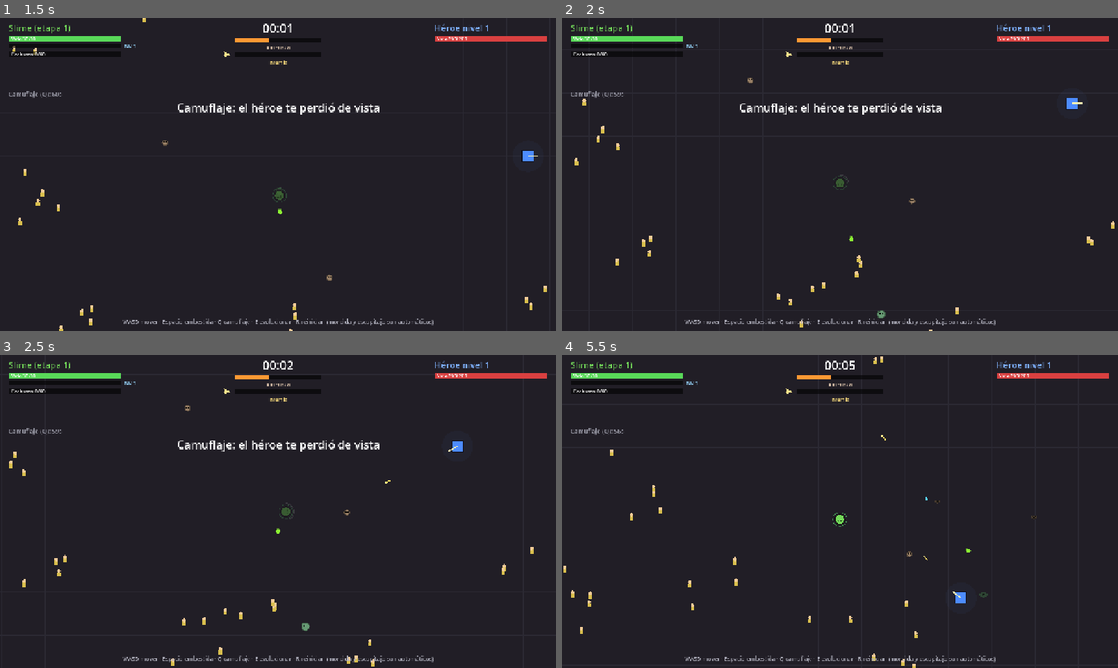
Above: before the commit, frames 1-4 (two rows, left to right).
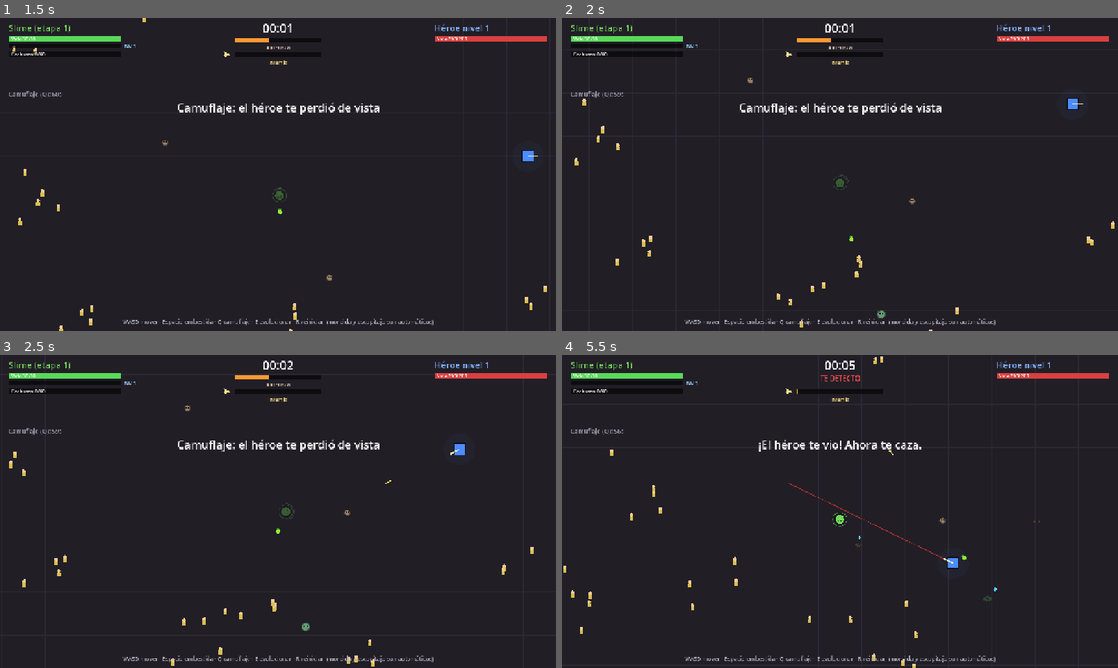
Above: after the commit, the same moments.

Repository: FedeOsorio/survive-the-hero
Game: Godot game, scene res://scenes/main.tscn
The game is run twice, just before and just after one commit, with the same random seed, the same clock (stepped at 60 frames per second) and the same inputs.
Inputs (mouse positions are in pixels of both pictures, inside the frame that each line leads up to):
- Up to frame 1 (1.5 s): move the mouse to (400, 158) at 0.52 s; hold D (move_right) 0.53-1.28 s; tap Q (stealth) at 0.6 s; click (400, 158) at 0.67 s; move the mouse to (166, 190) at 1.27 s; hold S (move_down) from 1.28 s (still down); tap Space (dash) at 1.35 s
- Up to frame 2 (2 s): keep holding S (move_down); tap Q (stealth) at 1.55 s
- Up to frame 3 (2.5 s): move the mouse to (333, 442) at 2.02 s; release S (move_down) at 2.03 s; hold D (move_right) from 2.03 s (still down); tap E (evolve) at 2.1 s; tap Q (stealth) at 2.3 s
- Up to frame 4 (5.5 s): move the mouse to (812, 574) at 2.77 s; release D (move_right) at 2.78 s; hold W (move_up) 2.78-3.53 s; tap 1 (pick_1) at 2.85 s; click (812, 574) at 2.92 s; tap Q (stealth) at 3.05, 3.8, 4.55, 5.1 s; move the mouse to (1006, 558) at 3.52 s; hold A (move_left) 3.53-5.03 s; tap 2 (pick_2) at 3.6 s; move the mouse to (673, 464) at 4.27 s; tap 3 (pick_3) at 4.35 s; move the mouse to (867, 511) at 5.02 s; hold S (move_down) from 5.03 s (still down); click (867, 511) at 5.17 s

Frame 1 is identical in both runs. In frame 2, less than 0.1% of the frame differs, in the area x 62-94%, y 25-60%; in frame 3, less than 0.1%; in frame 4, 0.9%, in the area x 35-86%, y 6-80%.

Commit message:
Tanda 03-c: el héroe va a defender a los civiles

Diff:
--- a/scripts/balance.gd
+++ b/scripts/balance.gd
@@ -68,11 +68,14 @@
 const CIVILIAN_FLEE_RADIUS := 220.0
 const CIVILIAN_BIOMASS := 3.0
 # Comer civiles hace ruido: suma amenaza y el héroe va a investigar el lugar.
-const THREAT_PER_CIVILIAN := 5.0
+const THREAT_PER_CIVILIAN := 10.0
 # El grito empieza apenas un civil sale corriendo de vos, no cuando muere.
-const ALARM_TIME := 5.0 # segundos que el héroe busca en el lugar del grito
-const ALARM_PULL := 2.0 # qué tanto le importa ir a investigar (las gemas pesan 2.2)
-const ALARM_COOLDOWN := 8.0 # un grito nuevo dentro de esta ventana no lo mueve otra vez
+# Cada grito nuevo actualiza el lugar. La alarma dura hasta que llega (a ALARM_ARRIVE_DIST)
+# y ALARM_SEARCH_TIME más buscando, con un máximo de ALARM_MAX_TIME desde el último grito.
+const ALARM_PULL := 4.0 # más que cofres (3,0), corazones (2,8) y gemas (2,2)
+const ALARM_ARRIVE_DIST := 80.0
+const ALARM_SEARCH_TIME := 3.0
+const ALARM_MAX_TIME := 12.0
 const CIVILIAN_SCREAM_COOLDOWN := 3.0 # cada civil grita como mucho cada tantos segundos
 
 # Camuflaje (Q): te saca del radar del héroe. Una vez por minuto.
--- a/scripts/hero.gd
+++ b/scripts/hero.gd
@@ -222,10 +222,11 @@
 
 	# 2. juntar experiencia: es su prioridad mientras no esté en peligro.
 	#    Cazándote, solo junta las gemas que le quedan en el camino.
+	var busy: bool = hunting or (world.alarm_t > 0.0 and not world.detected) # cazando o yendo al grito
 	if not low_hp:
-		var gem = _nearest(world.gems, B.HUNT_GEM_RADIUS if hunting else 550.0)
+		var gem = _nearest(world.gems, B.HUNT_GEM_RADIUS if busy else 550.0)
 		if gem != null:
-			var pull := B.HUNT_GEM_PULL if hunting else (2.2 if danger < 3.0 else 0.8)
+			var pull := B.HUNT_GEM_PULL if busy else (2.2 if danger < 3.0 else 0.8)
 			steer += (gem.position - position).normalized() * pull
 
 	# 2a. un corazón de élite vale más que cualquier gema
--- a/scripts/main.gd
+++ b/scripts/main.gd
@@ -50,7 +50,7 @@
 var _elite_t := 0.0
 var alarm_pos := Vector2.ZERO # último grito de un civil; el héroe va a investigar
 var alarm_t := 0.0
-var _alarm_lock := 0.0 # hasta cuándo un grito nuevo no lo mueve
+var _alarm_arrived := false # el héroe ya llegó al lugar del grito
 
 var hud
 var _entities: Node2D
@@ -115,7 +115,7 @@
 	var minute := elapsed / 60.0
 
 	add_threat(player.stage * B.THREAT_PASSIVE_PER_STAGE * delta)
-	alarm_t = maxf(alarm_t - delta, 0.0)
+	_update_alarm(delta)
 	_elite_t += delta
 	if _elite_t >= B.ELITE_EVERY:
 		_elite_t = 0.0
@@ -186,11 +186,22 @@
 
 ## Un civil que huye grita: el héroe va hacia ahí a matar civiles.
 func raise_alarm(pos: Vector2) -> void:
-	if elapsed < _alarm_lock:
-		return
-	_alarm_lock = elapsed + B.ALARM_COOLDOWN
 	alarm_pos = pos
-	alarm_t = B.ALARM_TIME
+	alarm_t = B.ALARM_MAX_TIME
+	_alarm_arrived = false
+
+
+## Al llegar al lugar busca unos segundos más. Si durante la alarma te ve
+## a tiro y sin camuflaje, te detecta al instante.
+func _update_alarm(delta: float) -> void:
+	alarm_t = maxf(alarm_t - delta, 0.0)
+	if alarm_t <= 0.0:
+		return
+	if not _alarm_arrived and hero.position.distance_to(alarm_pos) < B.ALARM_ARRIVE_DIST:
+		_alarm_arrived = true
+		alarm_t = minf(alarm_t, B.ALARM_SEARCH_TIME)
+	if not detected and player.stealth_t <= 0.0 and hero.position.distance_to(player.position) < B.HERO_RANGE:
+		set_detected()
 
 
 func on_civilian_killed(c) -> void:
Not shown, changed: README.md
